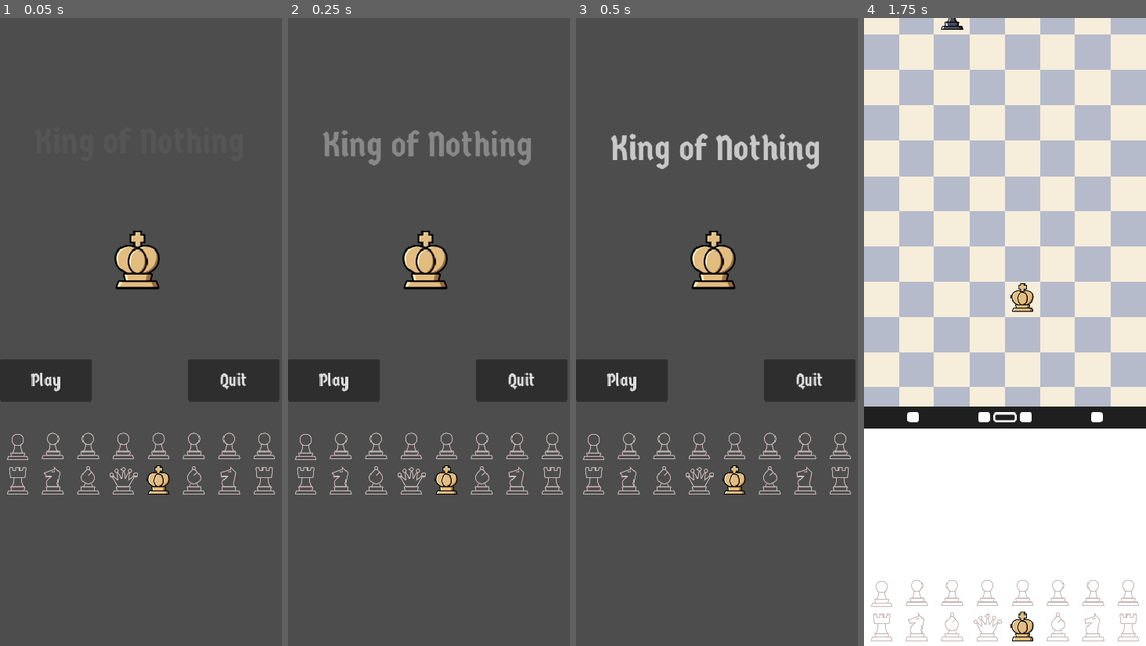
Above: before the commit, frames 1-4 (left to right).
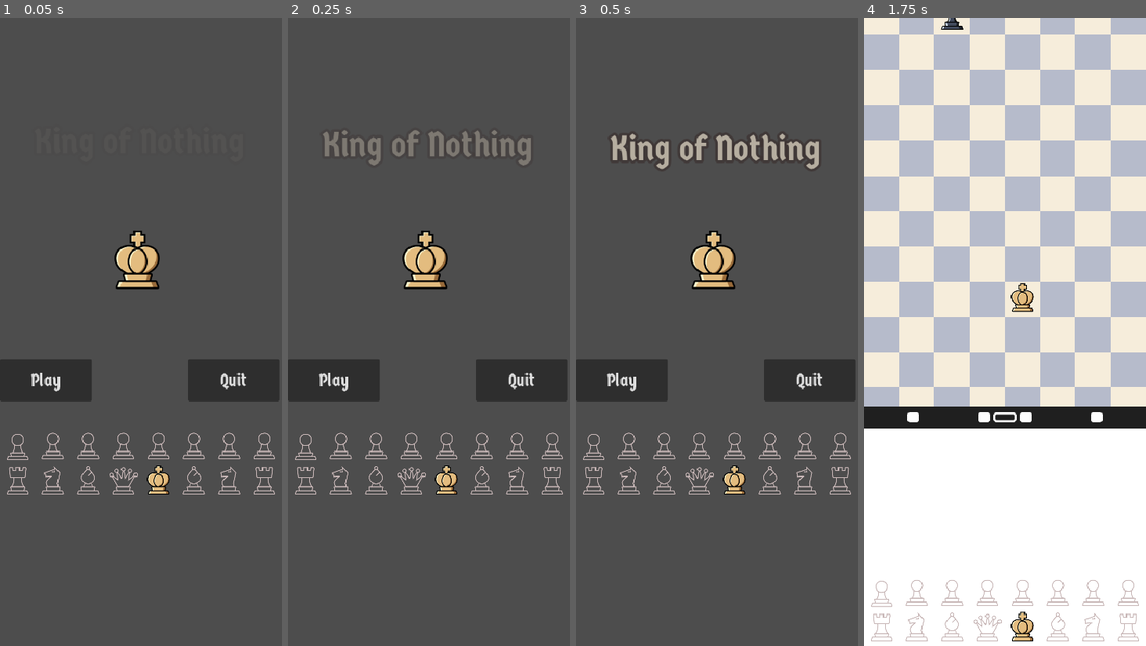
Above: after the commit, the same moments.

Repository: notapixelstudio/king_of_nothing
Game: Godot game, scene res://Main.tscn
Two runs of this game, one before a commit and one after it. Both use one fixed random seed, a clock stepped at 60 frames per second and the inputs below. Sound files missing from this copy of the repository are replaced by a short silence.
Inputs (mouse positions are in pixels of both pictures, inside the frame that each line leads up to):
- Up to frame 1 (0.05 s): no input
- Up to frame 2 (0.25 s): no input
- Up to frame 3 (0.5 s): no input
- Up to frame 4 (1.75 s): click "Play" at 0.5 s; tap Enter (ui_accept) at 1.25, 1.52 s; move the mouse to (1067, 300) at 1.27 s; press the mouse at (1067, 300) at 1.28 s; hold Right (ui_right) from 1.28 s (still down)

The runs differ from the first frame. In frame 2, less than 0.1% of the frame differs, in the area x 75-76%, y 21-22%; in frame 3, 1.6%, in the area x 12-87%, y 18-25%; in frame 4, nothing differs.

Commit message:
starting to improve colors

Diff:
--- a/godot/assets/theme/default_theme.tres
+++ b/godot/assets/theme/default_theme.tres
@@ -5,3 +5,6 @@
 [resource]
 default_font = ExtResource("1_ba1rj")
 Button/font_sizes/font_size = 32
+Label/colors/font_color = Color(0.92156863, 0.8901961, 0.8117647, 1)
+Label/colors/font_outline_color = Color(0.23137255, 0.1882353, 0.18431373, 1)
+Label/constants/outline_size = 20
